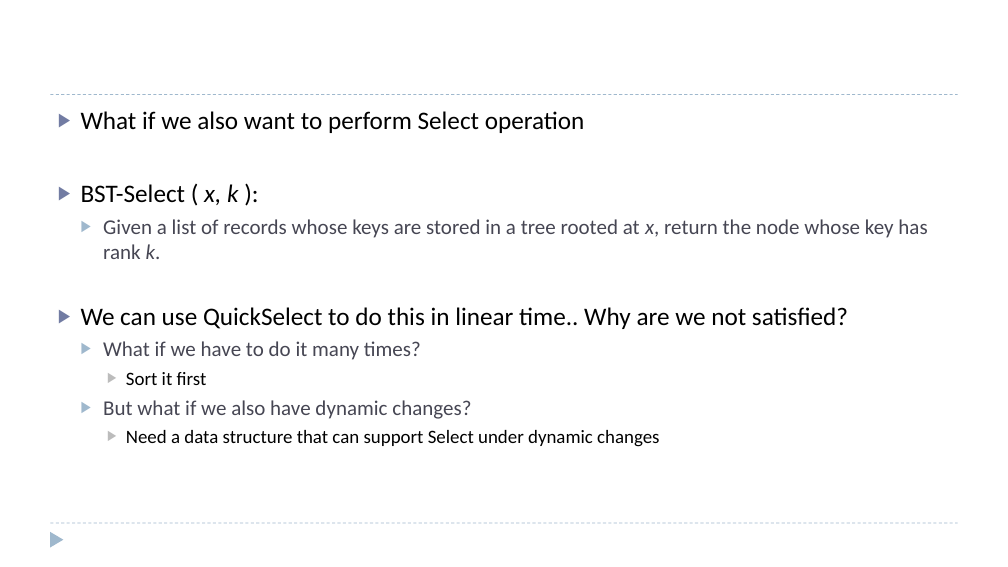
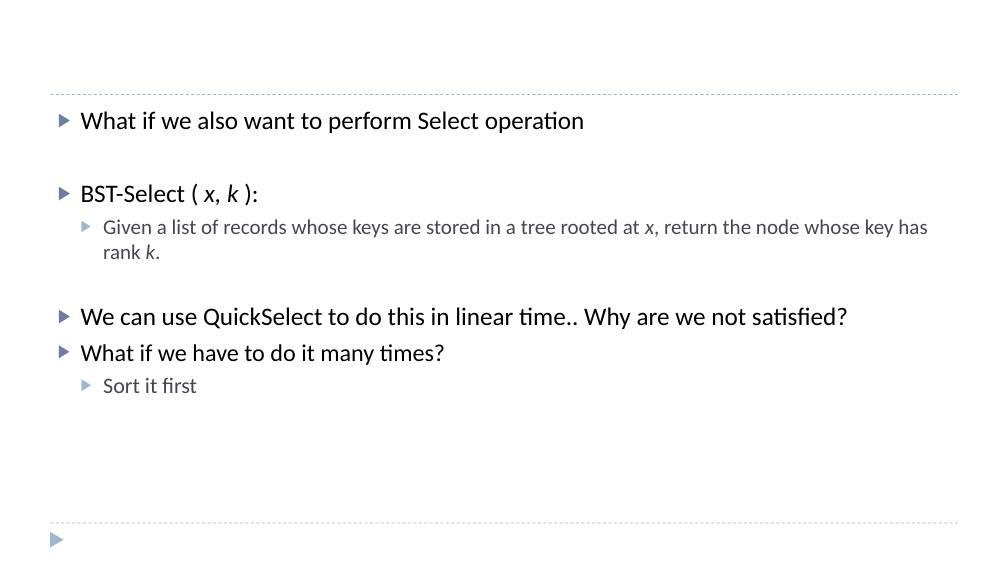
Before and after one commit to dsc-courses/dsc40b-2025-wi, a slide deck: slide 51 of materials/lectures/08-bst/slides.pptx (slide 34 before the commit). Drawn at 1008x567 pixels with LibreOffice and Linux fonts; fonts in the diff are those of the drawing. Boxes give left, top, right and bottom in pixels: in the first picture for what was removed or moved away, otherwise in the second. Text is boxed around its words. In the diff, an @@ line names an element or a change of style, - is before the commit and + after.

```diff
--- a/materials/lectures/08-bst/slides.pptx
+++ b/materials/lectures/08-bst/slides.pptx
@@ text at (81,344,445,393): size 20 to 23 pt, text colour #464653 to #000000 in "What if we have to do it ..."; size 18 to 21 pt, text colour #000000 to #464653 in "Sort it first"; list level 2 to 1 in "What if we have to ..."; bullet colour #9FB8CD to #727CA3; list level 3 to 2 in "Sort it first"; bullet colour #BCBCBC to #9FB8CD @@
@@ text at (103,400,659,447): paragraphs removed @@
-  ▶ But what if we also have dynamic changes?
-    ▶ Need a data structure that can support Select under dynamic changes
```
Also in this commit, not shown: 11 other slides changed, 19 slides added, 20 other files.
